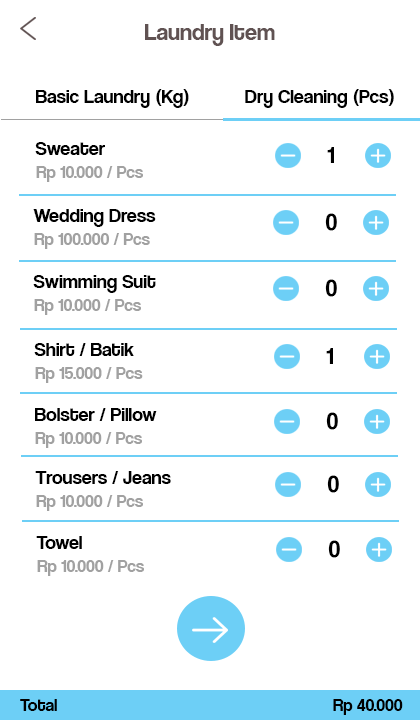
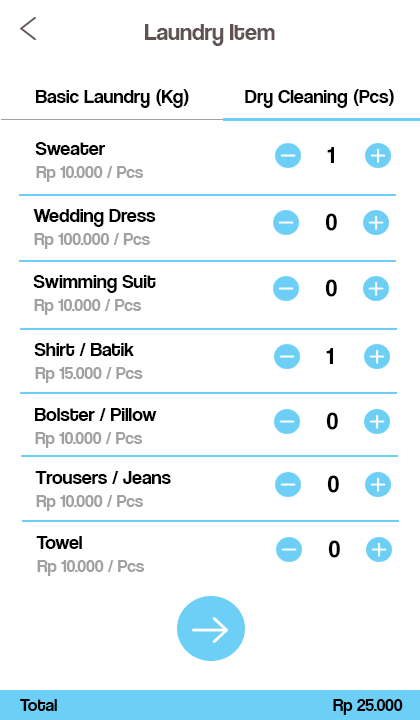
Two versions of the same layered image (420px x 720px). Layer-by-layer changes:
renamed "Rp 40.000" to "Rp 25.000", painted on it over [357, 699, 385, 711]
